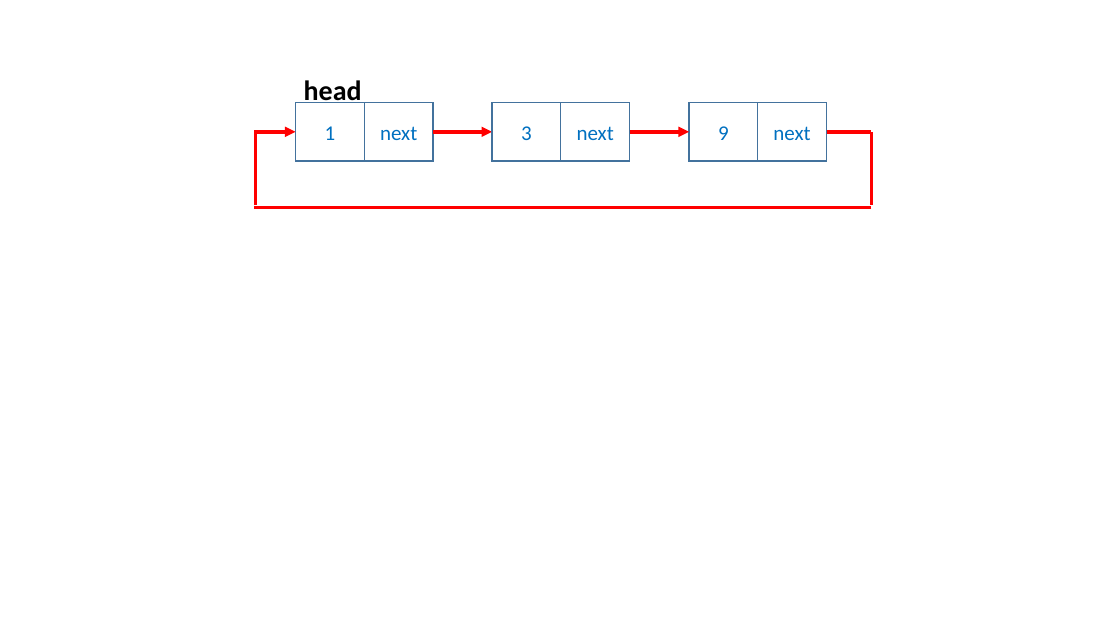
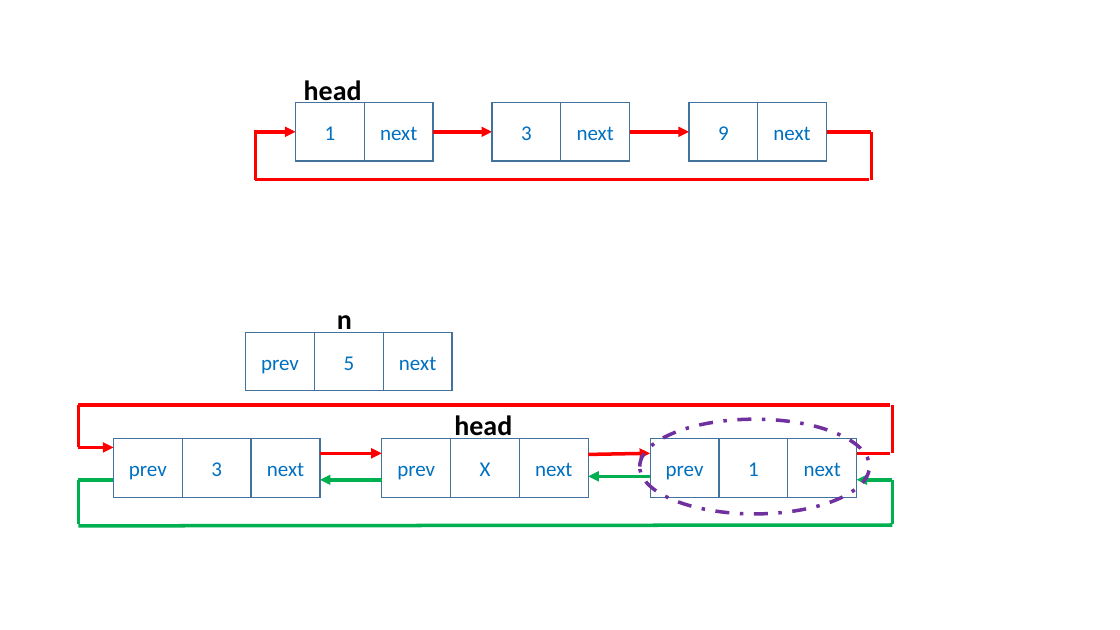
Before and after one commit to Waynefn/cpp_ds_algo, a slide deck: slide 5 of ppt.pptx (slide 3 before the commit). Drawn at 1120x630 pixels with LibreOffice and Linux fonts; fonts in the diff are those of the drawing. Boxes give left, top, right and bottom in pixels: in the first picture for what was removed or moved away, otherwise in the second. Text is boxed around its words. In the diff, an @@ line names an element or a change of style, - is before the commit and + after.

```diff
--- a/ppt.pptx
+++ b/ppt.pptx
@@ line moved from (255, 205) - (255, 130) to (255, 180) - (255, 130) @@
@@ line moved from (872, 132) - (872, 205) to (872, 132) - (872, 180) @@
@@ line moved from (872, 208) - (255, 208) to (870, 180) - (255, 180) @@
@@ text added at box(337, 315, 352, 333), 24 pt, text #000000, bold @@
+n
@@ rectangle added at box(245, 333, 314, 391), outline #43739E 1 pt, 18 pt, text #0070C0 @@
+prev
@@ rectangle added at box(314, 333, 383, 391), outline #43739E 1 pt, 18 pt, text #0070C0 @@
+5
@@ rectangle added at box(383, 333, 452, 391), outline #43739E 1 pt, 18 pt, text #0070C0 @@
+next
@@ line added from (891, 405) to (78, 405), #FF0000 3 pt @@
@@ line added from (78, 405) to (78, 448), #FF0000 3 pt @@
@@ text added at box(454, 415, 512, 439), 24 pt, text #000000, bold @@
+head
@@ ellipse added at box(640, 419, 870, 514), outline #7030A0 3 pt dashed @@
@@ line added from (892, 454) to (892, 405), #FF0000 3 pt @@
@@ arrow added from (78, 448) to (113, 448), #FF0000 3 pt @@
@@ rectangle added at box(113, 439, 182, 497), outline #43739E 1 pt, 18 pt, text #0070C0 @@
+prev
@@ rectangle added at box(182, 439, 251, 497), outline #43739E 1 pt, 18 pt, text #0070C0 @@
+3
@@ rectangle added at box(251, 439, 320, 497), outline #43739E 1 pt, 18 pt, text #0070C0 @@
+next
@@ rectangle added at box(382, 439, 451, 497), outline #43739E 1 pt, 18 pt, text #0070C0 @@
+prev
@@ rectangle added at box(450, 439, 519, 497), outline #43739E 1 pt, 18 pt, text #0070C0 @@
+X
@@ rectangle added at box(519, 439, 588, 497), outline #43739E 1 pt, 18 pt, text #0070C0 @@
+next
@@ rectangle added at box(650, 439, 719, 497), outline #43739E 1 pt, 18 pt, text #0070C0 @@
+prev
@@ rectangle added at box(719, 439, 788, 497), outline #43739E 1 pt, 18 pt, text #0070C0 @@
+1
@@ rectangle added at box(788, 439, 857, 497), outline #43739E 1 pt, 18 pt, text #0070C0 @@
+next
@@ arrow added from (320, 454) to (382, 454), #FF0000 3 pt @@
@@ arrow added from (588, 455) to (650, 454), #FF0000 3 pt @@
@@ arrow added from (650, 476) to (588, 476), #00B050 3 pt @@
@@ line added from (857, 454) to (891, 454), #FF0000 3 pt @@
@@ line added from (113, 480) to (78, 480), #00B050 3 pt @@
@@ line added from (78, 480) to (78, 524), #00B050 3 pt @@
@@ arrow added from (382, 480) to (320, 480), #00B050 3 pt @@
@@ arrow added from (892, 480) to (857, 480), #00B050 3 pt @@
@@ line added from (892, 524) to (892, 480), #00B050 3 pt @@
@@ line added from (78, 526) to (892, 525), #00B050 3 pt @@
```
Also in this commit, not shown: 4 other slides changed, 28 slides added, 11 other files.
